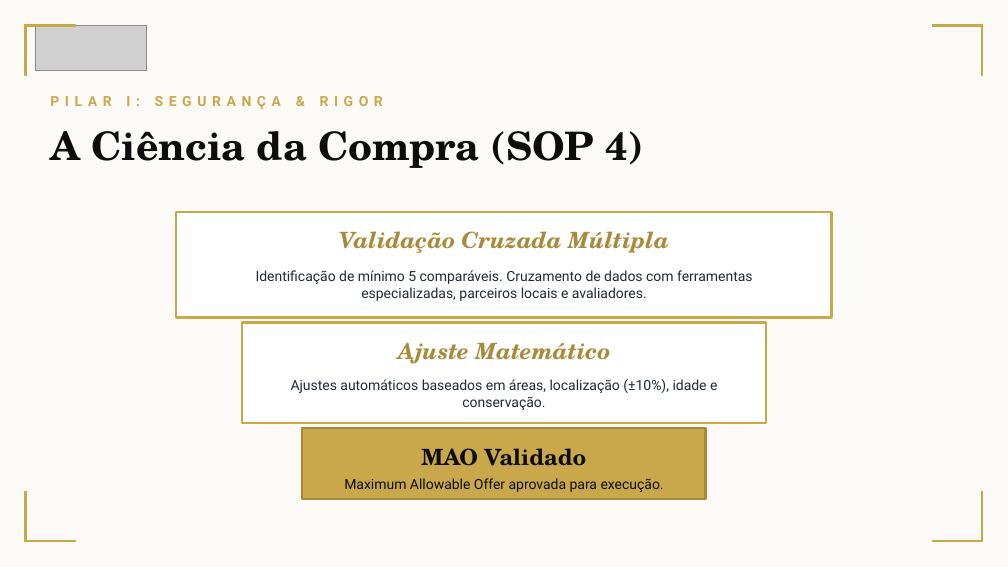
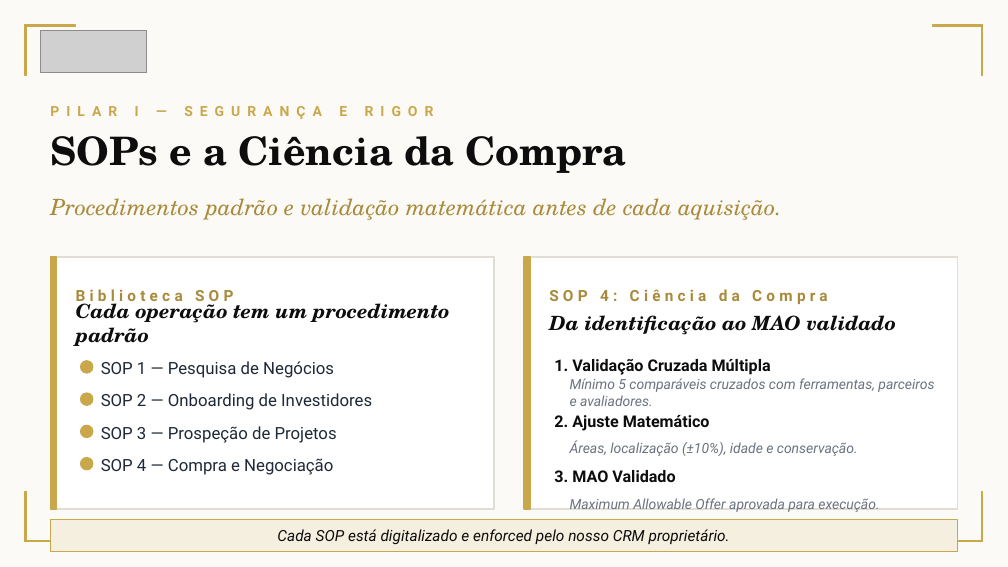
Before and after one commit to somniumprs-source/SomniumProperties-Dashboard, a slide deck: slide 4 of Apresentacao_Investidores_Marco_2026.pptx (slide 7 before the commit). Drawn at 1008x567 pixels with LibreOffice and Linux fonts; fonts in the diff are those of the drawing; grey boxes stand for pictures. Boxes give left, top, right and bottom in pixels: in the first picture for what was removed or moved away, otherwise in the second. Text is boxed around its words. In the diff, an @@ line names an element or a change of style, - is before the commit and + after.

```diff
--- a/Apresentacao_Investidores_Marco_2026.pptx
+++ b/Apresentacao_Investidores_Marco_2026.pptx
@@ picture: place and size @@
-picture at (35, 25, 146, 71)
+picture at (40, 30, 146, 73)
@@ text at (66, 106, 208, 116): text changed @@
-PILAR I: SEGURANÇA & RIGOR
+PILAR I — SEGURANÇA E RIGOR
@@ text at (50, 136, 626, 173): text changed @@
-A Ciência da Compra (SOP 4)
+SOPs e a Ciência da Compra
@@ text added at (50, 198, 781, 220), 16 pt, text #A88A3A, italic @@
+Procedimentos padrão e validação matemática antes de cada aquisição.
@@ rectangle removed at (176, 212, 832, 318) @@
@@ rectangle added at (50, 257, 494, 509), fill #FFFFFF, outline #E0DDD5 1 pt @@
@@ rectangle added at (50, 257, 56, 509), fill #C9A84C, outline #C9A84C 1 pt @@
@@ rectangle added at (524, 257, 958, 509), fill #FFFFFF, outline #E0DDD5 1 pt @@
@@ rectangle added at (524, 257, 530, 509), fill #C9A84C, outline #C9A84C 1 pt @@
@@ text added at (76, 289, 233, 305), 11 pt, text #A88A3A, bold @@
+Biblioteca SOP
@@ text added at (76, 299, 449, 346), 14 pt, text #0D0D0D, bold, italic @@
+Cada operação tem um procedimento padrão
@@ text added at (549, 289, 828, 304), 11 pt, text #A88A3A, bold @@
+SOP 4: Ciência da Compra
@@ rectangle removed at (242, 323, 766, 423) @@
@@ text added at (549, 315, 895, 335), 14 pt, text #0D0D0D, bold, italic @@
+Da identificação ao MAO validado
@@ text at (554, 359, 771, 375): text changed; size 16 to 11.5 pt; font TeX Gyre Schola to Roboto; text colour #A88A3A to #0D0D0D; italic off @@
-Validação Cruzada Múltipla
+1. Validação Cruzada Múltipla
@@ ellipse added at (81, 361, 93, 373), fill #C9A84C, outline #C9A84C 1 pt @@
@@ text added at (101, 361, 334, 378), 12 pt, text #1F2937 @@
+SOP 1 — Pesquisa de Negócios
@@ text at (570, 378, 934, 406): text changed; text colour #1F2937 to #6B7280; italic on @@
-Identificação de mínimo 5 comparáveis. Cruzamento de dados com ferramentas especializadas, parceiros locais e avaliadores.
+Mínimo 5 comparáveis cruzados com ferramentas, parceiros e avaliadores.
@@ ellipse added at (81, 393, 93, 405), fill #C9A84C, outline #C9A84C 1 pt @@
@@ text added at (101, 393, 372, 410), 12 pt, text #1F2937 @@
+SOP 2 — Onboarding de Investidores
@@ text at (554, 415, 710, 431): text changed; size 16 to 11.5 pt; font TeX Gyre Schola to Roboto; text colour #A88A3A to #0D0D0D; italic off @@
-Ajuste Matemático
+2. Ajuste Matemático
@@ ellipse added at (81, 425, 93, 437), fill #C9A84C, outline #C9A84C 1 pt @@
@@ text added at (101, 426, 337, 443), 12 pt, text #1F2937 @@
+SOP 3 — Prospeção de Projetos
@@ rectangle removed at (302, 428, 706, 499) @@
@@ text at (570, 440, 858, 456): text changed; text colour #1F2937 to #6B7280; italic on @@
-Ajustes automáticos baseados em áreas, localização (±10%), idade e conservação.
+Áreas, localização (±10%), idade e conservação.
@@ ellipse added at (81, 458, 93, 470), fill #C9A84C, outline #C9A84C 1 pt @@
@@ text added at (101, 458, 333, 475), 12 pt, text #1F2937 @@
+SOP 4 — Compra e Negociação
@@ text at (554, 470, 675, 482): text changed; size 16 to 11.5 pt; font TeX Gyre Schola to Roboto @@
-MAO Validado
+3. MAO Validado
@@ text "Maximum Allowable Offer aprovada para ...": place and size @@
-text "Maximum Allowable Offer aprovada para ..." at (344, 478, 664, 492)
+text "Maximum Allowable Offer aprovada para ..." at (570, 498, 879, 512)
@@ text "Maximum Allowable Offer aprovada para ..." at (570, 498, 879, 512): text colour #0D0D0D to #6B7280, italic on; alignment centre to left @@
@@ rectangle added at (50, 519, 958, 551), fill #F5EFE0, outline #C9A84C 0.5 pt @@
@@ text added at (277, 529, 730, 544), 11 pt, text #0D0D0D, italic @@
+Cada SOP está digitalizado e enforced pelo nosso CRM proprietário.
```
Also in this commit, not shown: 7 other slides changed, 2 slides added, 6 slides removed, 3 other files.
